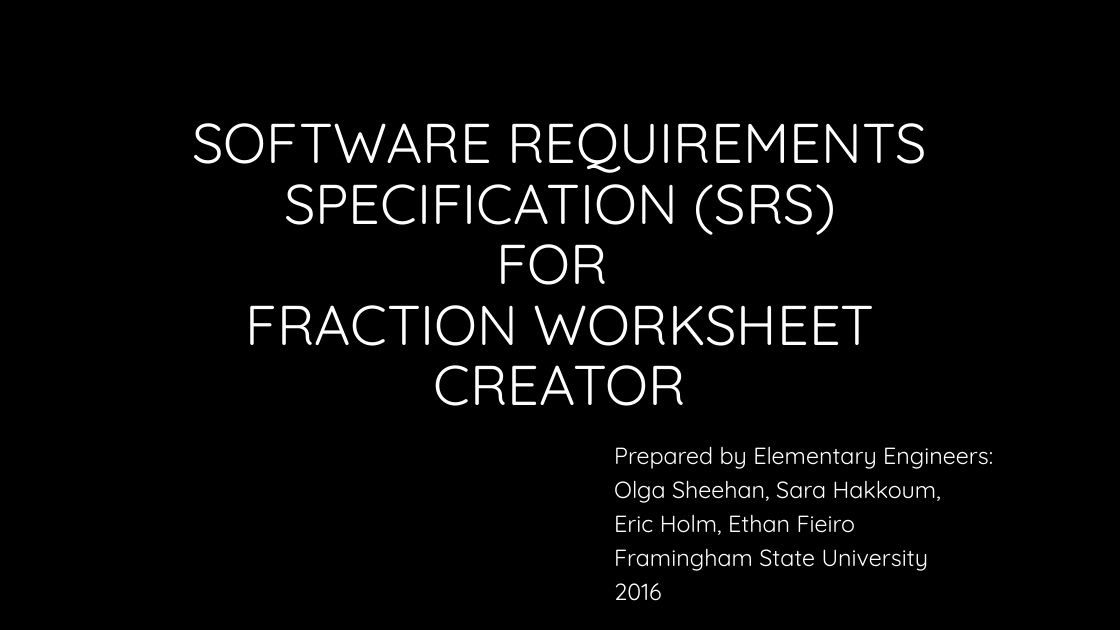
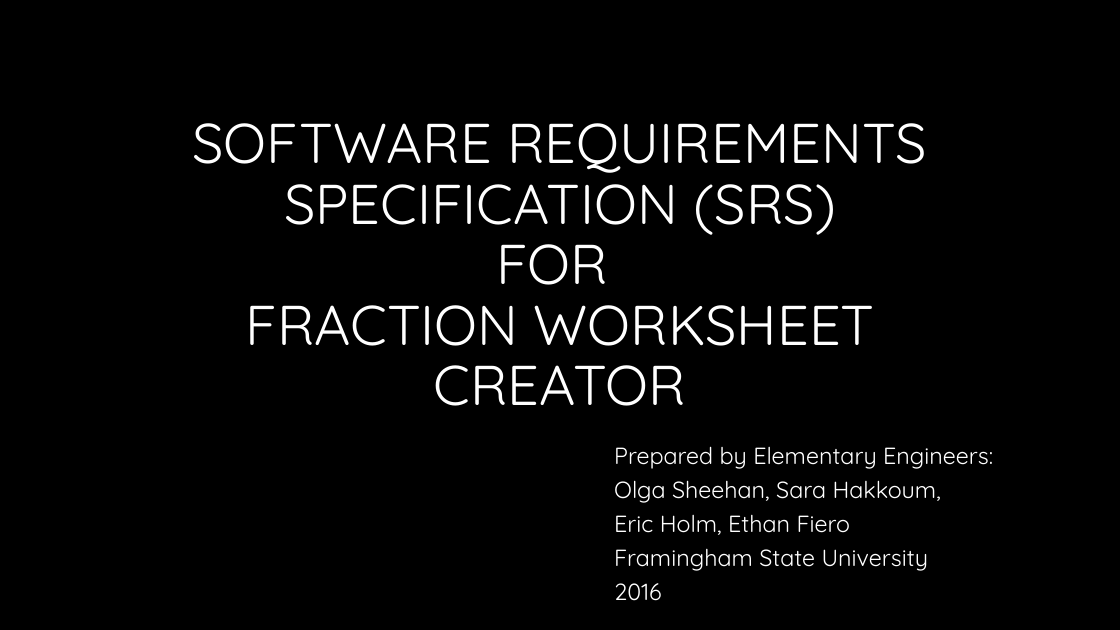
Before and after one commit to sarahakk/fraction-worksheet-creator, a slide deck: slide 1 of Presentation Elementary Engineers .pptx. Drawn at 1120x630 pixels with LibreOffice and Linux fonts; fonts in the diff are those of the drawing; background and template pictures are left out. Boxes give left, top, right and bottom in pixels: in the first picture for what was removed or moved away, otherwise in the second. Text is boxed around its words. In the diff, an @@ line names an element or a change of style, - is before the commit and + after.

```diff
--- a/Presentation Elementary Engineers .pptx
+++ b/Presentation Elementary Engineers .pptx
@@ subtitle at <box>614,515,851,535</box>: text changed @@
-Eric Holm, Ethan Fieiro
+Eric Holm, Ethan Fiero
```
Also in this commit, not shown: 9 other slides changed, 4 slides added.
